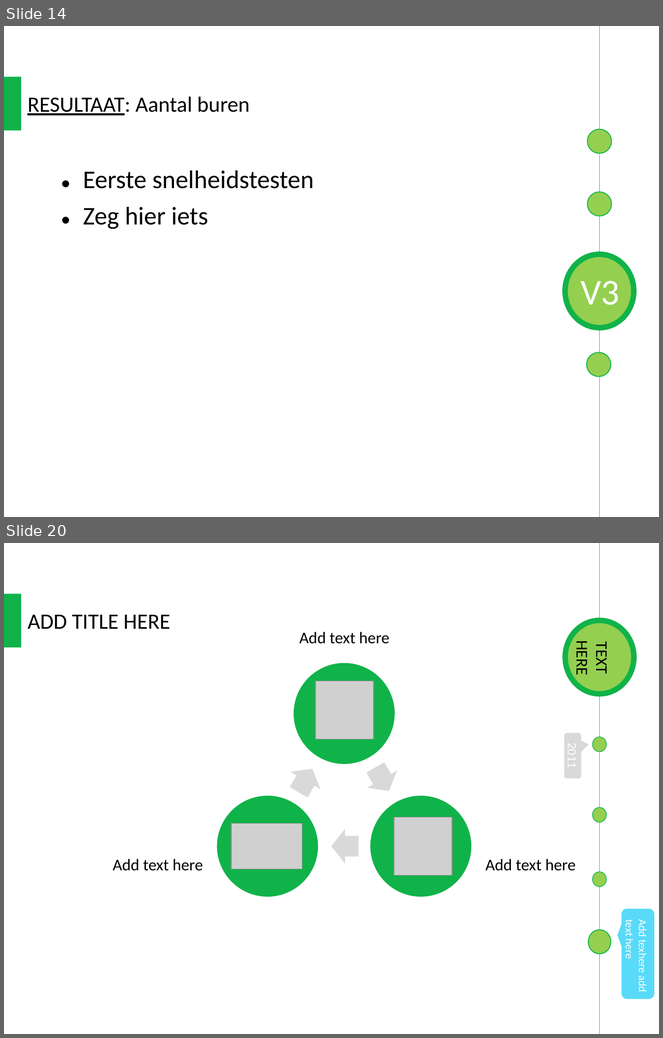
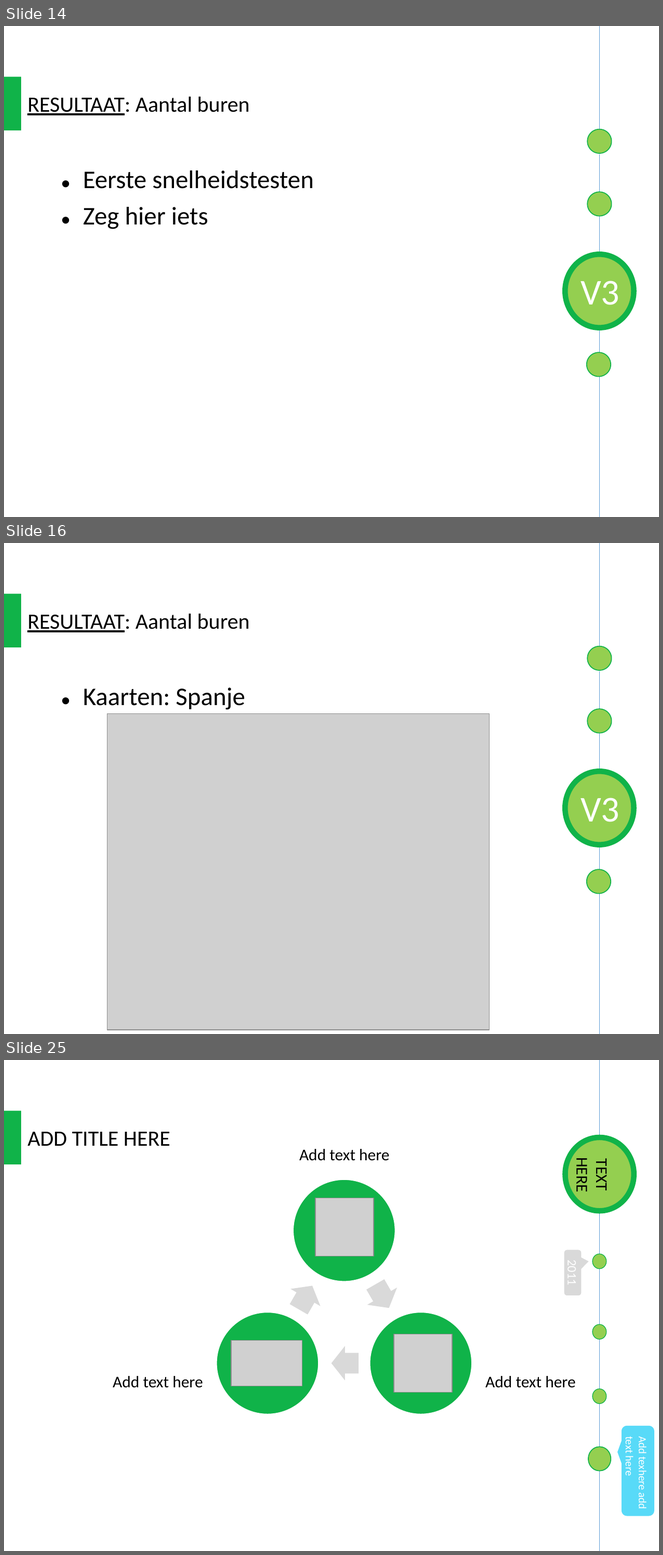
Before and after one commit to kimdebie/Heuristieken-Kaartkleuren, a slide deck: Presentaties/Final/TestDesign v01/8dec.pptx. Shown one above the other, each under a label of ours: slides 14 and 20 before the commit, slides 14, 16 and 25 after it; the slides between them are not shown. The pictures are 663x1038 and 663x1555 pixels, drawn with LibreOffice and Linux fonts; fonts in the diff are those of the drawing; grey boxes stand for pictures. Boxes give left, top, right and bottom in pixels: in the first picture for what was removed or moved away, otherwise in the second. Text is boxed around its words. In the diff, an @@ line names an element or a change of style, - is before the commit and + after.

```diff
--- a/Presentaties/Final/TestDesign v01/8dec.pptx
+++ b/Presentaties/Final/TestDesign v01/8dec.pptx
@@ slide 16 added at bbox=[4, 543, 659, 1034], background #FFFFFF @@
@@ rectangle added at bbox=[4, 593, 21, 647], fill #10B349 @@
@@ text added at bbox=[27, 613, 250, 632], 24 pt, text #000000 @@
+RESULTAAT: Aantal buren
@@ ellipse added at bbox=[588, 646, 612, 671], fill #94CF50, outline #10B349 1 pt @@
@@ group added at bbox=[591, 543, 609, 1034]: 2 ellipses, 1 line, 1 text @@
+1
@@ text added at bbox=[83, 688, 245, 710], 28 pt, text #000000 @@
+• Kaarten: Spanje
@@ picture added at bbox=[107, 714, 489, 1030] @@
@@ ellipse added at bbox=[588, 709, 612, 733], fill #94CF50, outline #10B349 1 pt @@
@@ ellipse added at bbox=[565, 771, 634, 845], fill #94CF50, outline #10B349 6 pt @@
@@ text added at bbox=[581, 798, 620, 822], 40 pt, text #FFFFFF @@
+V3
@@ ellipse added at bbox=[586, 803, 611, 827], fill #94CF50, outline #10B349 1 pt @@
@@ ellipse added at bbox=[586, 870, 611, 894], fill #94CF50, outline #10B349 1 pt @@
@@ what was slide 20 is now slide 25 @@
```
Also in this commit, not shown: 5 slides changed, 4 other slides added.
